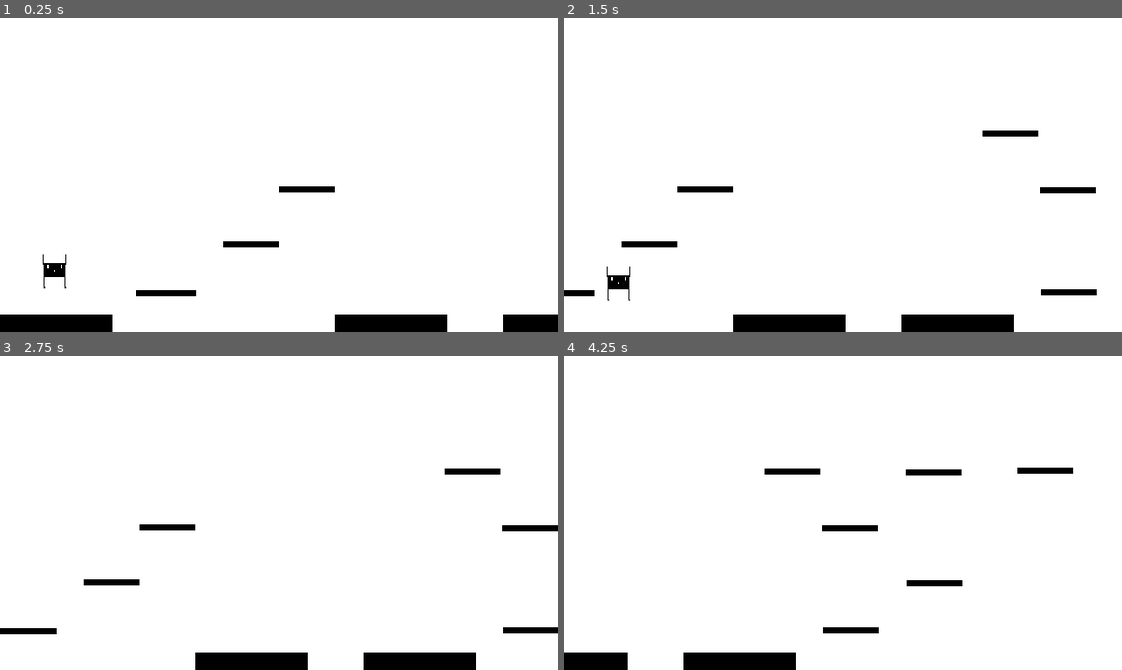
Above: before the commit, frames 1-4 (two rows, left to right).
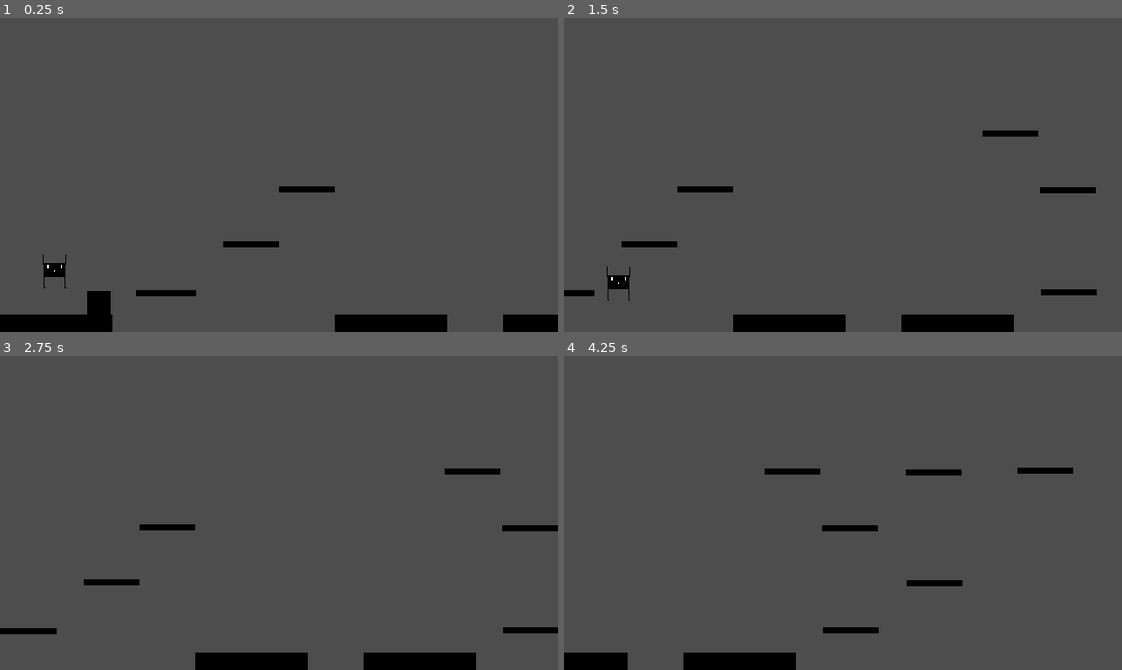
Above: after the commit, the same moments.

Repository: abhinav67898/Nekofai
Game: Godot game, scene res://Levels/level_001.tscn
The game is run twice, just before and just after one commit, with the same random seed, the same clock (stepped at 60 frames per second) and the same inputs.
Inputs (mouse positions are in pixels of both pictures, inside the frame that each line leads up to):
- Up to frame 1 (0.25 s): no input
- Up to frame 2 (1.5 s): tap Enter (ui_accept) at 0.5, 0.77 s; move the mouse to (965, 159) at 0.52 s; hold Right (ui_right) from 0.53 s (still down); tap E (pickup, bound only after the commit) at 0.6, 1.35 s; click (965, 159) at 0.67 s; move the mouse to (731, 190) at 1.27 s
- Up to frame 3 (2.75 s): tap Enter (ui_accept) at 1.52 s; move the mouse to (334, 443) at 2.02 s; release Right (ui_right) at 2.03 s; hold Left (ui_left) from 2.03 s (still down); tap Alt at 2.1 s; tap E (pickup, bound only after the commit) at 2.3 s
- Up to frame 4 (4.25 s): move the mouse to (815, 575) at 2.77 s; release Left (ui_left) at 2.78 s; hold Right (ui_right) from 2.78 s (still down); tap Shift at 2.85 s; click (815, 575) at 2.92 s; tap Enter (ui_accept) at 3.02, 3.77 s; tap E (pickup, bound only after the commit) at 3.05, 3.6 s; move the mouse to (1010, 560) at 3.52 s

The runs differ from the first frame. In frame 1, 96% of the frame differs, in the area x 0-100%, y 0-100%; in frame 2, 96%; in frame 3, 97%; in frame 4, 97%.

Commit message:
Morning Comit lol

Diff:
--- a/Levels/level_001.tscn
+++ b/Levels/level_001.tscn
@@ -1,6 +1,7 @@
 [gd_scene format=3 uid="uid://cguenfbfexlwj"]
 
 [ext_resource type="PackedScene" uid="uid://byque4w54oowj" path="res://Player/player.tscn" id="1_fouwm"]
+[ext_resource type="PackedScene" uid="uid://ia3ply1cgbk8" path="res://box.tscn" id="1_pg1p1"]
 
 [sub_resource type="RectangleShape2D" id="RectangleShape2D_fouwm"]
 size = Vector2(129, 20)
@@ -20,6 +21,7 @@
 [node name="Level001" type="Node2D" unique_id=217932147]
 
 [node name="Background" type="StaticBody2D" parent="." unique_id=9808333]
+visible = false
 
 [node name="Polygon2D" type="Polygon2D" parent="Background" unique_id=1536494685]
 scale = Vector2(2.3453124, 1)
@@ -210,6 +212,9 @@
 scale = Vector2(0.49612412, 0.35)
 color = Color(0, 0, 0, 1)
 polygon = PackedVector2Array(0, 340, 0, 360, 129, 360, 129, 340)
+
+[node name="Box" parent="." unique_id=146871721 instance=ExtResource("1_pg1p1")]
+position = Vector2(100, 309)
 
 [node name="Player" parent="." unique_id=579480993 instance=ExtResource("1_fouwm")]
 position = Vector2(-258, 9)
--- a/Player/player.gd
+++ b/Player/player.gd
@@ -5,7 +5,8 @@
 const JUMP_VELOCITY := -450.0
 
 @onready var sprite: AnimatedSprite2D = $AnimatedSprite2D
-
+@onready var pickupArea: Area2D = $PickupArea
+var held_box: RigidBody2D = null
 
 func _physics_process(delta: float) -> void:
 	# Gravity
@@ -25,6 +26,14 @@
 		velocity.x = move_toward(velocity.x, 0, SPEED)
 
 	move_and_slide()
+	for i in get_slide_collision_count():
+		var collision = get_slide_collision(i)
+		var collider = collision.get_collider()
+
+		if collider is RigidBody2D:
+			collider.apply_central_impulse(-collision.get_normal() * 20.0)
+
+	handlePickup()
 	update_animation()
 
 
@@ -48,3 +57,23 @@
 	# Standing still
 	else:
 		sprite.play("idle")
+
+
+# Box Pickup function
+func handlePickup() -> void:
+	if not Input.is_action_just_pressed("pickup"):
+		return
+
+	if held_box != null:
+		held_box.global_position = global_position + Vector2(0,-20)
+		held_box.drop_box()
+		held_box = null
+		print("Box Dropped")
+		return
+
+	for body in pickupArea.get_overlapping_bodies():
+		if body is RigidBody2D and body.has_method("pickup_box"):
+			held_box = body
+			held_box.pickup_box()
+			held_box.global_position = global_position + Vector2(0, -10)
+			break
--- a/Player/player.tscn
+++ b/Player/player.tscn
@@ -143,6 +143,9 @@
 "speed": 8.0
 }]
 
+[sub_resource type="RectangleShape2D" id="RectangleShape2D_1l4rv"]
+size = Vector2(50, 50)
+
 [node name="Player" type="CharacterBody2D" unique_id=579480993]
 script = ExtResource("1_4ntmi")
 
@@ -156,3 +159,9 @@
 sprite_frames = SubResource("SpriteFrames_c7s4x")
 animation = &"jump"
 frame_progress = 0.0026968452
+
+[node name="PickupArea" type="Area2D" parent="." unique_id=882383368]
+
+[node name="CollisionShape2D" type="CollisionShape2D" parent="PickupArea" unique_id=64089360]
+position = Vector2(319, 251)
+shape = SubResource("RectangleShape2D_1l4rv")
--- /dev/null
+++ b/box.gd
@@ -0,0 +1,14 @@
+extends RigidBody2D
+
+var box_is_held := false
+
+func pickup_box() -> void:
+	box_is_held = true
+	freeze = true
+
+func drop_box() -> void:
+	box_is_held = false
+	freeze = true
+	sleeping = false
+	linear_velocity = Vector2.ZERO
+	angular_velocity = 0.0
--- a/box.tscn
+++ b/box.tscn
@@ -1,10 +1,21 @@
 [gd_scene format=3 uid="uid://ia3ply1cgbk8"]
 
+[ext_resource type="Script" uid="uid://2jj7y44hrt36" path="res://box.gd" id="1_g2tbl"]
+
 [sub_resource type="RectangleShape2D" id="RectangleShape2D_t1gp5"]
-size = Vector2(16, 16)
+size = Vector2(27, 27)
 
 [node name="Box" type="RigidBody2D" unique_id=146871721]
+disable_mode = 1
+input_pickable = true
+lock_rotation = true
+script = ExtResource("1_g2tbl")
 
 [node name="CollisionShape2D" type="CollisionShape2D" parent="." unique_id=561076973]
-position = Vector2(8, 8)
+position = Vector2(13.5, 13.5)
 shape = SubResource("RectangleShape2D_t1gp5")
+
+[node name="Polygon2D" type="Polygon2D" parent="." unique_id=1439216172]
+scale = Vector2(1.6875, 1.6875)
+color = Color(0, 0, 0, 1)
+polygon = PackedVector2Array(0, 0, 16, 0, 16, 16, 0, 16)
--- a/project.godot
+++ b/project.godot
@@ -27,6 +27,14 @@
 
 enabled=PackedStringArray("res://addons/godot_super-wakatime/plugin.cfg")
 
+[input]
+
+pickup={
+"deadzone": 0.2,
+"events": [Object(InputEventKey,"resource_local_to_scene":false,"resource_name":"","device":-1,"window_id":0,"alt_pressed":false,"shift_pressed":false,"ctrl_pressed":false,"meta_pressed":false,"pressed":false,"keycode":0,"physical_keycode":69,"key_label":0,"unicode":101,"location":0,"echo":false,"script":null)
+]
+}
+
 [physics]
 
 3d/physics_engine="Jolt Physics"
Not shown, added: box.gd.uid
